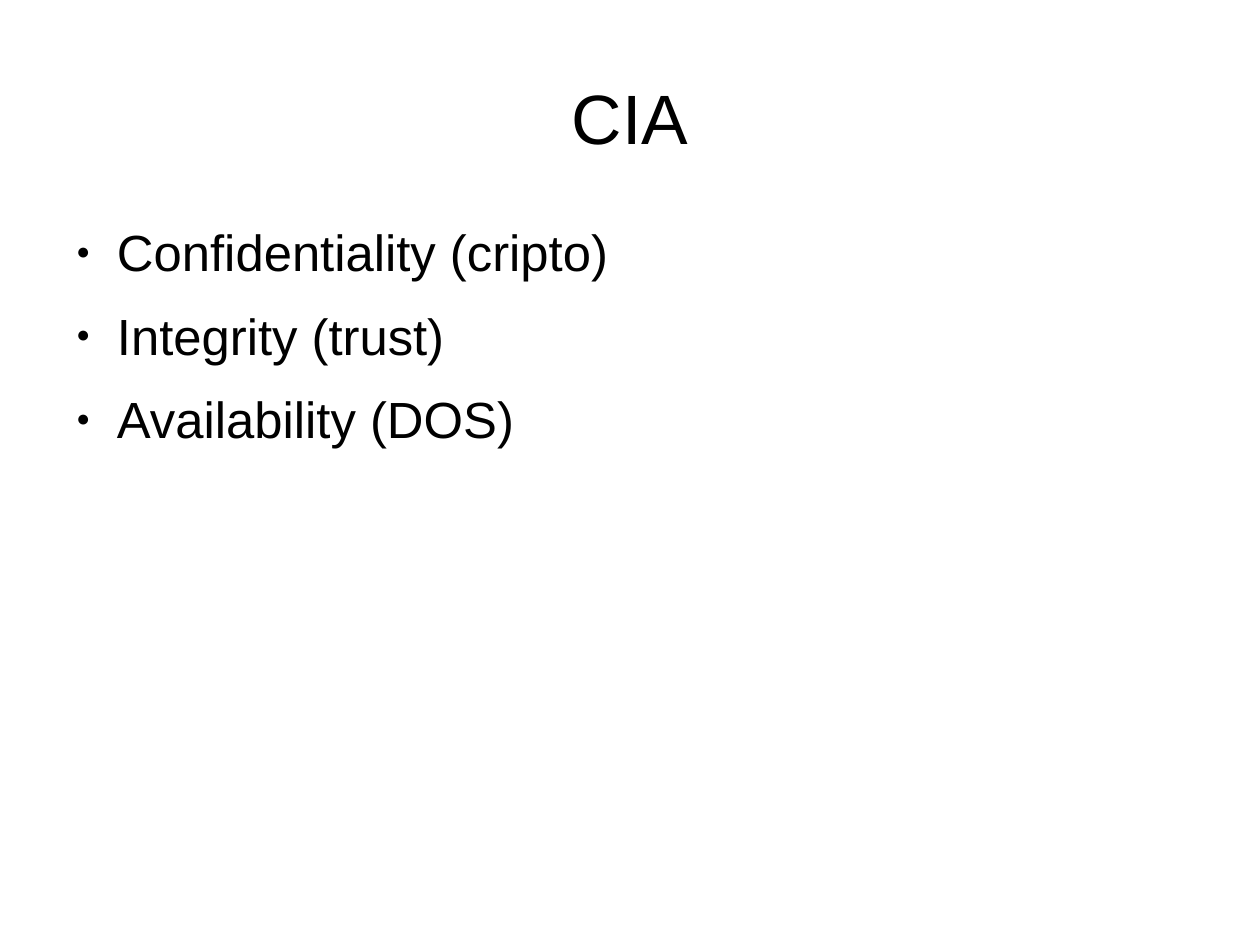
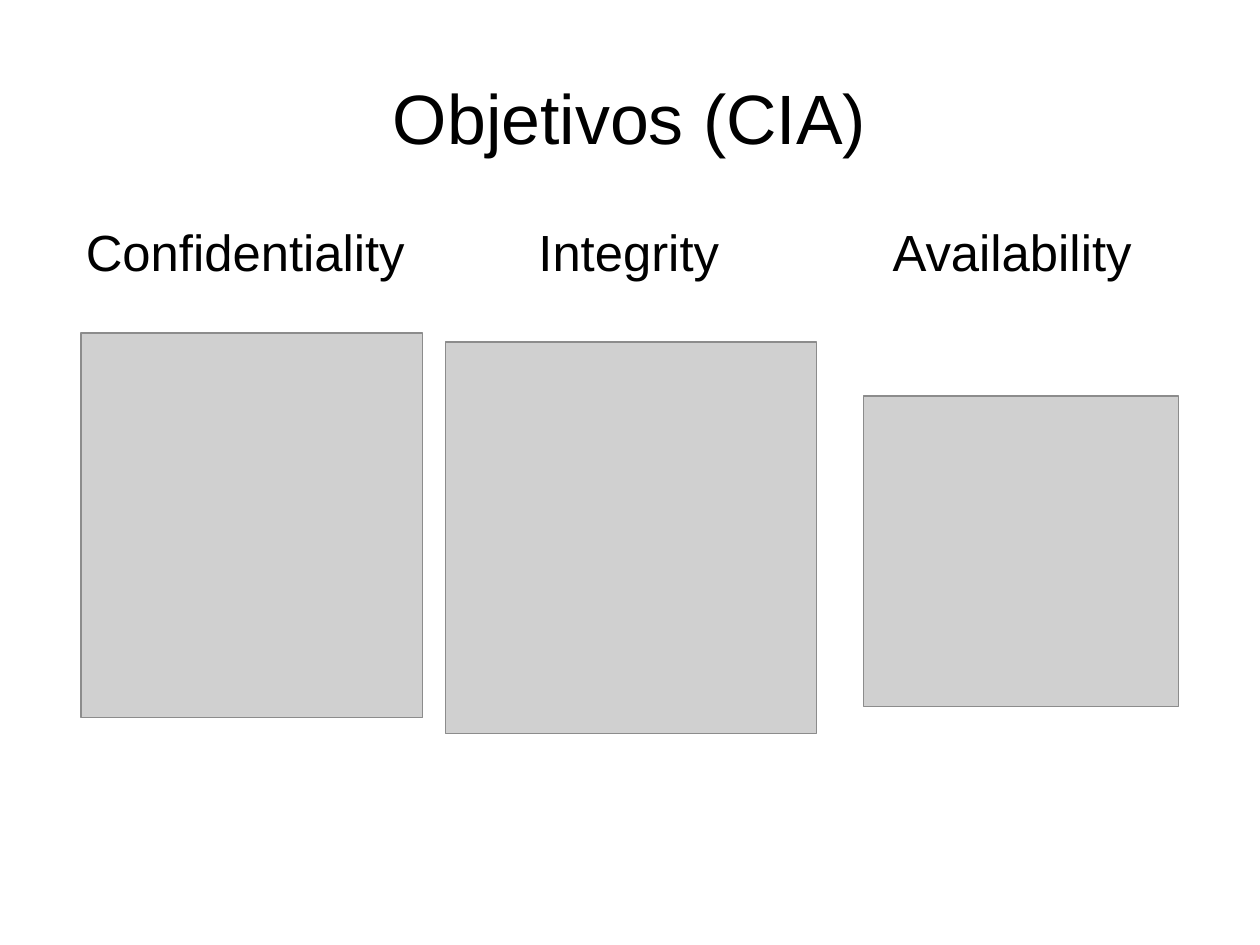
Before and after one commit to fcastillo-es/unsecure-example, a slide deck: slide 3 of slides/security.odp (slide 5 before the commit). Drawn at 1260x945 pixels with LibreOffice and Linux fonts; fonts in the diff are those of the drawing; grey boxes stand for pictures. Boxes give left, top, right and bottom in pixels: in the first picture for what was removed or moved away, otherwise in the second. Text is boxed around its words. In the diff, an @@ line names an element or a change of style, - is before the commit and + after.

Commit message:
Finished slides

```diff
--- a/slides/security.odp
+++ b/slides/security.odp
@@ title at (393,93,866,157): text changed @@
-CIA
+Objetivos (CIA)
@@ text added at (86,234,405,282), 32 pt, text #000000 @@
+Confidentiality
@@ text removed at (117,234,608,449) @@
-● Confidentiality (cripto)
-● Integrity (trust)
-● Availability (DOS)
@@ text added at (538,234,719,282), 32 pt, text #000000 @@
+Integrity
@@ text added at (893,234,1132,282), 32 pt, text #000000 @@
+Availability
@@ picture added at (81,333,423,717) @@
@@ picture added at (446,342,816,734) @@
@@ picture added at (864,396,1180,707) @@
```
Also in this commit, not shown: 1 other slide changed, 2 slides added, 1 slide removed.
